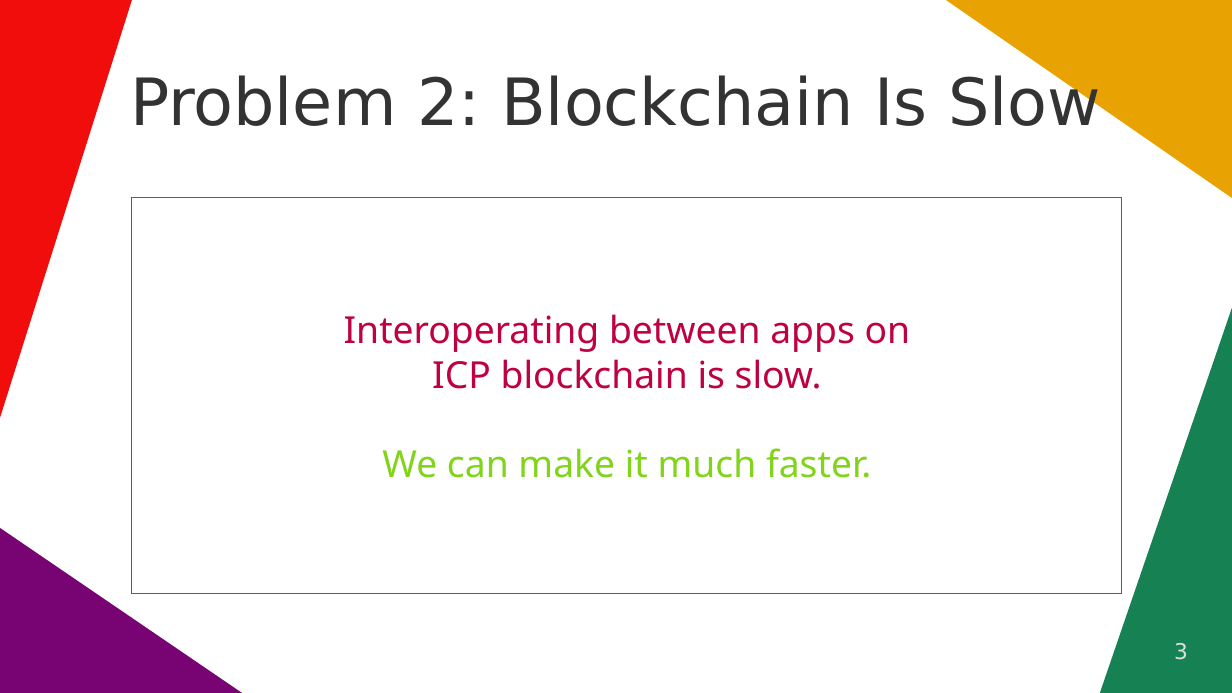
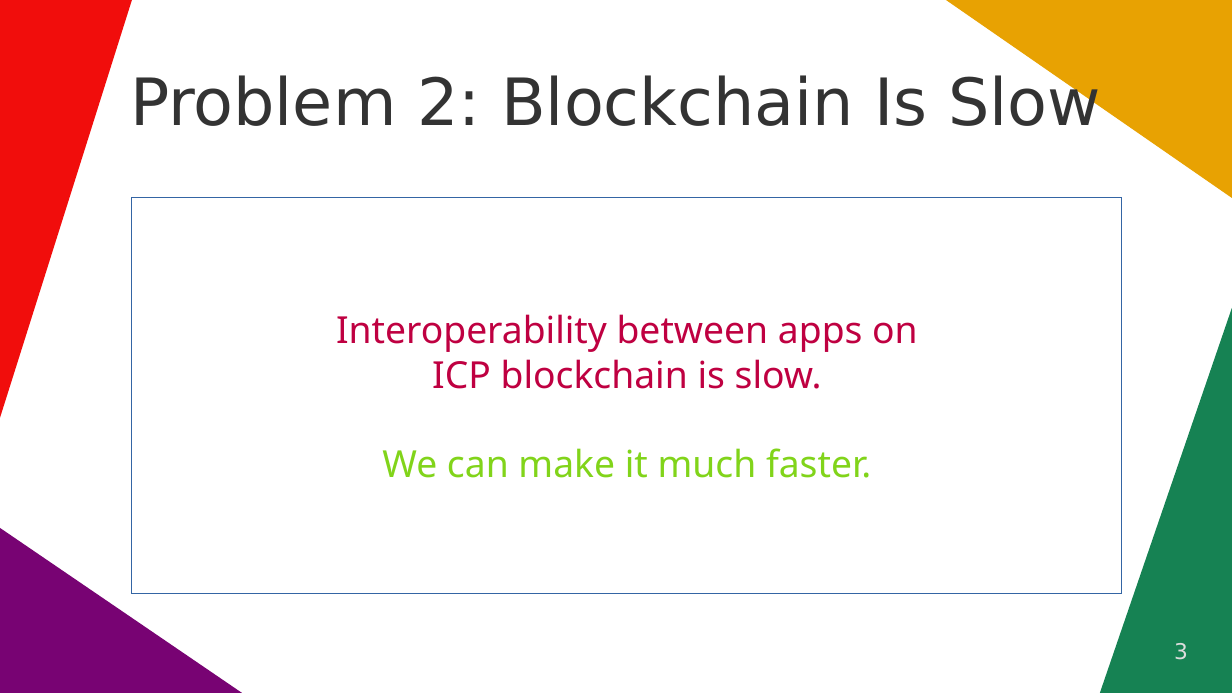
Before and after one commit to vporton/icp-package-manager, a slide deck: slide 3 of docs/presentation.odp. Drawn at 1232x693 pixels with LibreOffice and Linux fonts; fonts in the diff are those of the drawing. Boxes give left, top, right and bottom in pixels: in the first picture for what was removed or moved away, otherwise in the second. Text is boxed around its words. In the diff, an @@ line names an element or a change of style, - is before the commit and + after.

Commit message:
English grammar of pitchdeck

```diff
--- a/docs/presentation.odp
+++ b/docs/presentation.odp
@@ text in rectangle at [336, 314, 918, 352]: text changed @@
-Interoperating between apps on
+Interoperability between apps on
```
Also in this commit, not shown: 5 other slides changed.
